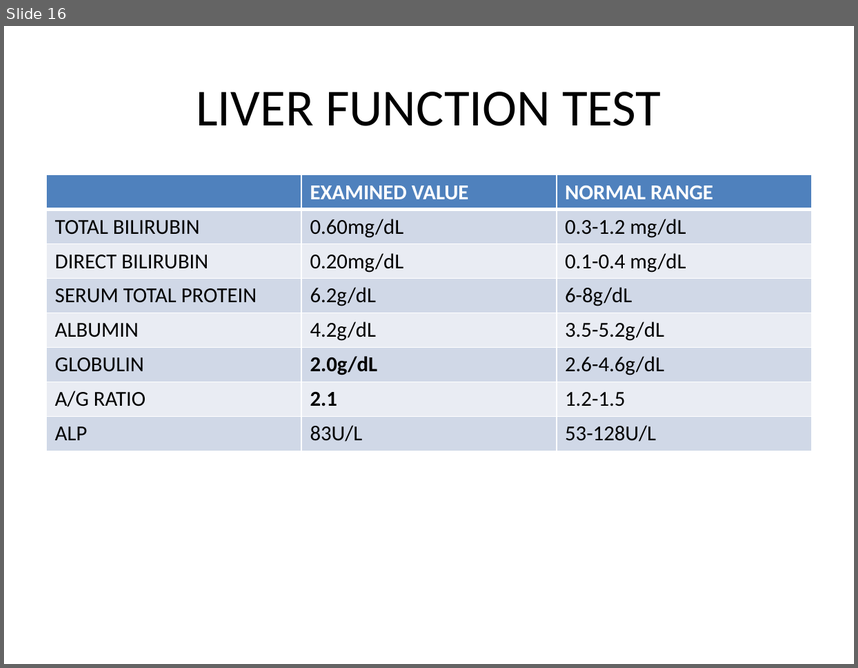
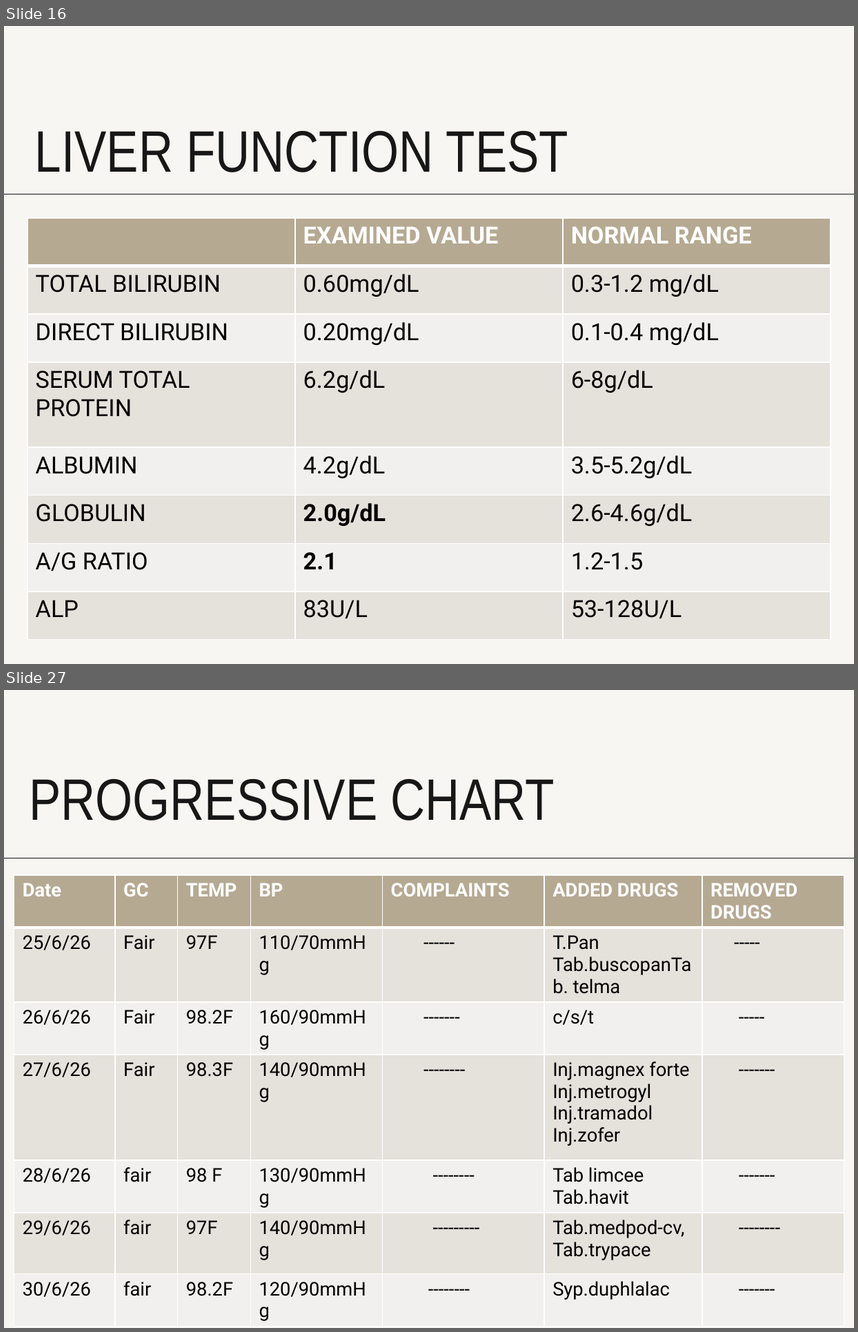
Before and after one commit to VarunSaiSanne/personal, a slide deck: demo.pptx. Shown one above the other, each under a label of ours: slide 16 before the commit, slides 16 and 27 after it; the slides between them are not shown. The pictures are 858x668 and 858x1332 pixels, drawn with LibreOffice and Linux fonts; fonts in the diff are those of the drawing. Boxes give left, top, right and bottom in pixels: in the first picture for what was removed or moved away, otherwise in the second. Text is boxed around its words. In the diff, an @@ line names an element or a change of style, - is before the commit and + after.

```diff
--- a/demo.pptx
+++ b/demo.pptx
@@ slide 27 added at [4,690,854,1328], background #F7F6F3; not listed: 1 template element that a slide beside it also shows @@
@@ title added at [30,779,555,820], 49.5 pt, text #171717 @@
+PROGRESSIVE CHART
@@ table added at [14,876,844,1319], 7 rows, 7 columns @@
+Date | GC | TEMP | BP | COMPLAINTS | ADDED DRUGS | REMOVED DRUGS
+25/6/26 | Fair | 97F | 110/70mmHg | ------ | T.Pan / Tab.buscopanTab. telma | -----
+26/6/26 | Fair | 98.2F | 160/90mmHg | ------- | c/s/t | -----
+27/6/26 | Fair | 98.3F | 140/90mmHg | -------- | Inj.magnex forte / Inj.metrogyl / Inj.tramadol / Inj.zofer | -------
+28/6/26 | fair | 98 F | 130/90mmHg | -------- | Tab limcee / Tab.havit | -------
+29/6/26 | fair | 97F | 140/90mmHg | --------- | Tab.medpod-cv, Tab.trypace | --------
+30/6/26 | fair | 98.2F | 120/90mmHg | -------- | Syp.duphlalac | -------
@@ slide 16 changed as well @@
@@ background #FFFFFF to #F7F6F3 @@
@@ title "LIVER FUNCTION TEST": place and size @@
-title "LIVER FUNCTION TEST" at [196,92,662,126]
+title "LIVER FUNCTION TEST" at [35,131,568,172]
@@ title "LIVER FUNCTION TEST" at [35,131,568,172]: size 44 to 49.5 pt, font Calibri to Arial Narrow, text colour #000000 to #171717; alignment centre to left; line spacing 1 to 0.7; vertical alignment middle to bottom @@
@@ line added from (4, 194) to (854, 194), #171717 0.75 pt @@
@@ table at [27,218,831,640] @@
@@ fill #4F81BD to #B6A992 in row 1 @@
@@ fill #D0D8E8 to #E5E2DC in 12 cells @@
@@ fill #E9EDF4 to #F3F1EE in 9 cells @@
@@ size 18 to 20 pt, font Calibri to Roboto @@
@@ table: place and size @@
-table at [47,175,811,450]
+table at [27,218,831,640]
```
Also in this commit, not shown: 16 other slides changed, 14 other slides added.
